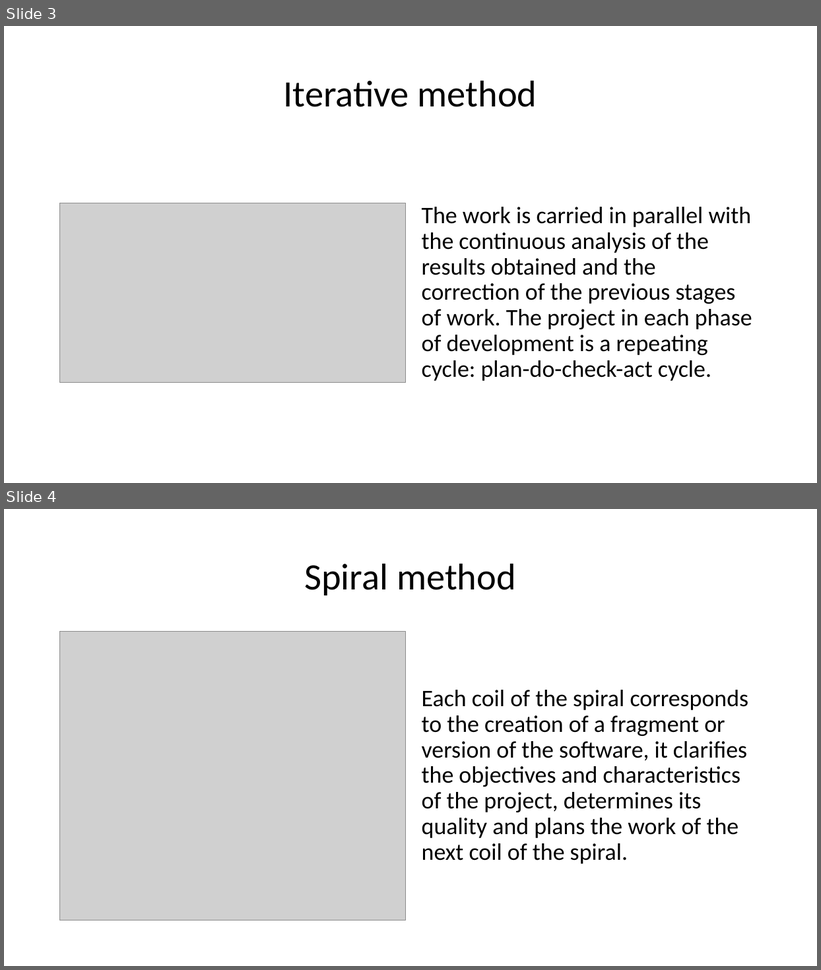
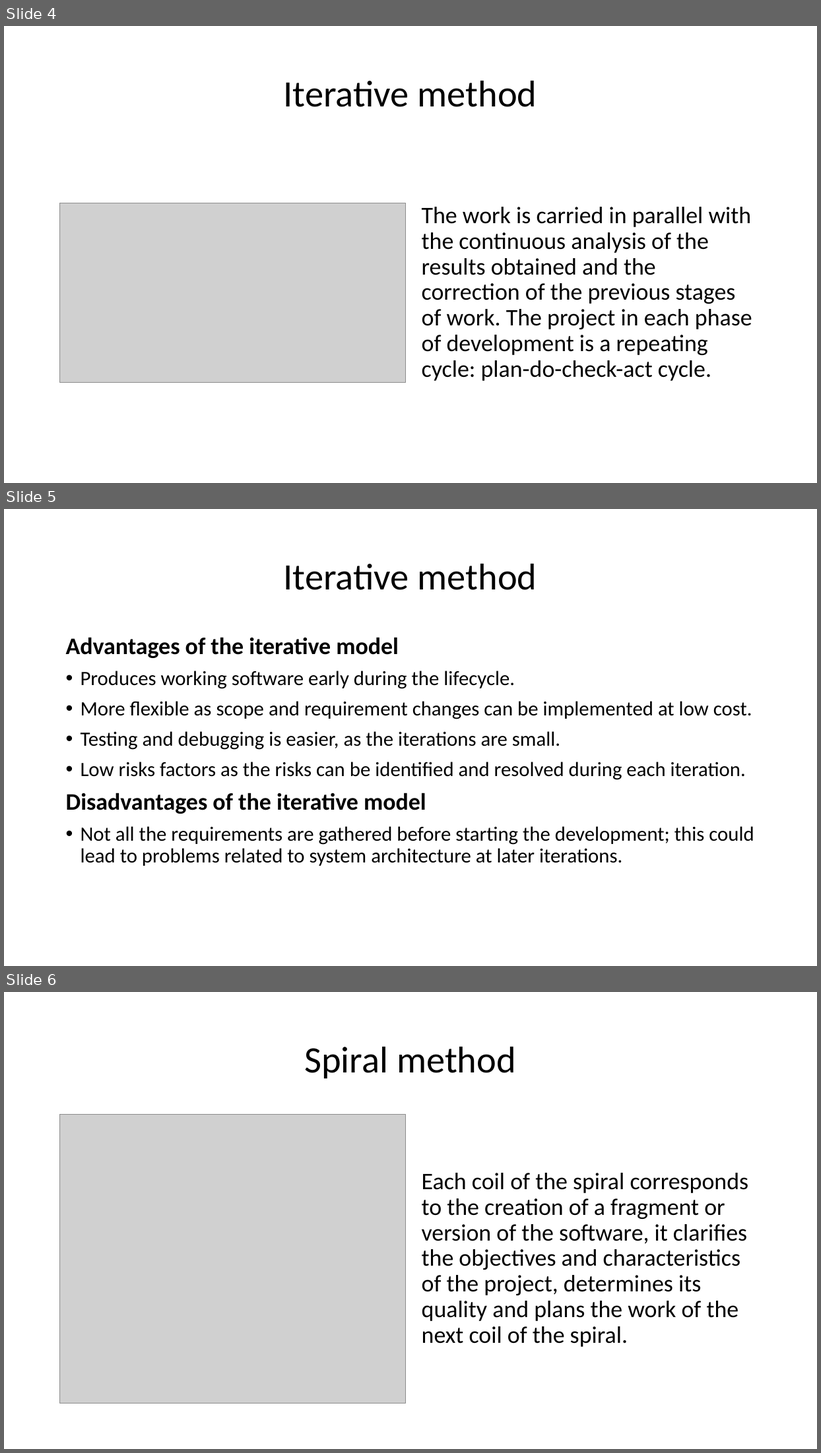
Before and after one commit to iv8032218/homework1, a slide deck: homework1/Methodologies_Ivan_Voronkov.ppt. Shown one above the other, each under a label of ours: slides 3 and 4 before the commit, slides 4, 5 and 6 after it. The pictures are 821x970 and 821x1453 pixels, drawn with LibreOffice and Linux fonts; fonts in the diff are those of the drawing; grey boxes stand for pictures. Boxes give left, top, right and bottom in pixels: in the first picture for what was removed or moved away, otherwise in the second. Text is boxed around its words. In the diff, an @@ line names an element or a change of style, - is before the commit and + after.

Commit message:
fix the translation, listed the pros and cons of the methodologies and analyzed the requirements for the cooler

```diff
--- a/homework1/Methodologies_Ivan_Voronkov.ppt
+++ b/homework1/Methodologies_Ivan_Voronkov.ppt
@@ slide 5 added at (x1=4, y1=509, x2=817, y2=966), background #FFFFFF @@
@@ title added at (x1=284, y1=563, x2=537, y2=590), 44 pt, text #000000 @@
+Iterative method
@@ text added at (x1=66, y1=637, x2=754, y2=866), 24 pt, text #000000 @@
+Advantages of the iterative model
+• Produces working software early during the lifecycle.
+• More flexible as scope and requirement changes can be implemented at low cost.
+• Testing and debugging is easier, as the iterations are small.
+• Low risks factors as the risks can be identified and resolved during each iteration.
+Disadvantages of the iterative model
+• Not all the requirements are gathered before starting the development; this could lead to problems related to system architecture at later iterations.
@@ what was slide 3 is now slide 4 @@
@@ what was slide 4 is now slide 6 @@
```
Also in this commit, not shown: 1 slide changed, 3 other slides added, 2 other files.
